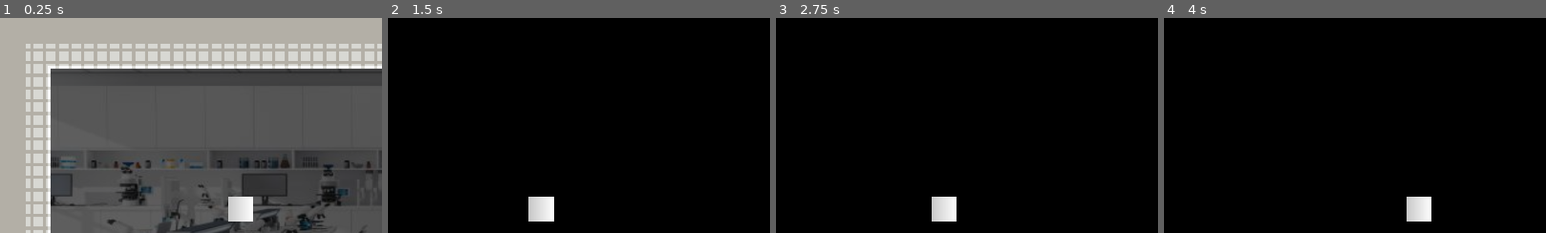
Above: before the commit, frames 1-4 (left to right).
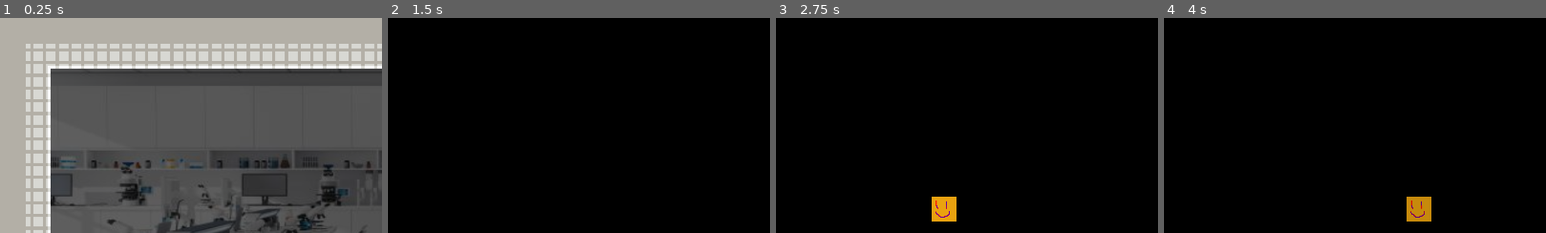
Above: after the commit, the same moments.

Repository: dialglex/HawaiiJam
Game: Godot game, scene res://scenes/levels/test1.tscn
Same seed, same stepped clock (60 frames per second), same inputs: the game is played once before the commit and once after it.
Inputs:
- Up to frame 1 (0.25 s): no input
- Up to frame 2 (1.5 s): hold D (move_right) from 0.53 s (still down); tap J (decrease_wavelength) at 0.6 s; tap Space (jump) at 0.77 s; tap K (increase_wavelength) at 1.35 s
- Up to frame 3 (2.75 s): tap Space (jump) at 1.52 s; release D (move_right) at 2.03 s; hold A (move_left) from 2.03 s (still down); tap J (decrease_wavelength) at 2.1 s
- Up to frame 4 (4 s): release A (move_left) at 2.78 s; hold D (move_right) from 2.78 s (still down); tap K (increase_wavelength) at 2.85 s; tap Space (jump) at 3.02, 3.77 s; tap J (decrease_wavelength) at 3.6 s
The pictures show only the part of the screen within x 0-50%, y 0-50%; the shares and areas given below are measured in that part.

The runs differ from the first frame. In frame 1, 0.8% of the frame differs, in the area x 59-67%, y 83-95%; in frame 2, 0.8%, in the area x 36-44%, y 83-95%; in frame 3, 0.8%; in frame 4, 0.8%.

Commit message:
Added very basic enemies

Diff:
--- a/scenes/entity/enemy/enemy.tscn
+++ b/scenes/entity/enemy/enemy.tscn
@@ -1,19 +1,15 @@
-[gd_scene load_steps=7 format=3 uid="uid://bplc5tcfc4x5a"]
+[gd_scene load_steps=6 format=3 uid="uid://bplc5tcfc4x5a"]
 
 [ext_resource type="Script" path="res://scenes/entity/enemy/enemy.gd" id="1_1r3l3"]
 [ext_resource type="PackedScene" uid="uid://chjppwcyrsogd" path="res://scenes/component/ai/enemy/enemy_ai_component.tscn" id="2_nw0w1"]
 [ext_resource type="PackedScene" uid="uid://dwy1ydktpn4qj" path="res://scenes/component/velocity/velocity_component.tscn" id="3_kg3ac"]
+[ext_resource type="Texture2D" uid="uid://4ia3pkxgm8ut" path="res://assets/image/enemy.png" id="4_v1e70"]
 
 [sub_resource type="RectangleShape2D" id="RectangleShape2D_j86ts"]
 size = Vector2(64, 64)
 
-[sub_resource type="Gradient" id="Gradient_8digw"]
-colors = PackedColorArray(0.784314, 0.784314, 0.784314, 1, 1, 1, 1, 1)
-
-[sub_resource type="GradientTexture2D" id="GradientTexture2D_1bxeo"]
-gradient = SubResource("Gradient_8digw")
-
 [node name="Enemy" type="CharacterBody2D"]
+use_parent_material = true
 collision_layer = 2
 script = ExtResource("1_1r3l3")
 
@@ -27,8 +23,9 @@
 shape = SubResource("RectangleShape2D_j86ts")
 
 [node name="Sprite2D" type="Sprite2D" parent="."]
+use_parent_material = true
 position = Vector2(1, -32)
-texture = SubResource("GradientTexture2D_1bxeo")
+texture = ExtResource("4_v1e70")
 
 [node name="LeftRayCast" type="RayCast2D" parent="."]
 position = Vector2(-48, -1)
--- a/scenes/levels/test1.tscn
+++ b/scenes/levels/test1.tscn
@@ -31,15 +31,27 @@
 tile_map_data = PackedByteArray("AAAMAAAAAAABAAEAAAAMAAEAAAABAAIAAAABAAUAAAACAAEAAAABAAYAAAACAAEAAAABAAcAAAACAAEAAAALAA …(5392 unchanged characters)…
 tile_set = ExtResource("3_dujfb")
 
-[node name="IR" type="TileMapLayer" parent="."]
+[node name="IR" type="Node2D" parent="."]
 material = ExtResource("2_4tjg3")
+
+[node name="TileMap" type="TileMapLayer" parent="IR"]
+use_parent_material = true
 tile_map_data = PackedByteArray("AAAUAAgAAAABAAMAAAAVAAgAAAACAAMAAAASAAgAAAAAAAMAAAATAAgAAAABAAMAAAA=")
 tile_set = ExtResource("3_dujfb")
 
-[node name="UV" type="TileMapLayer" parent="."]
+[node name="Enemy" parent="IR" instance=ExtResource("8_edskk")]
+position = Vector2(640, 512)
+
+[node name="UV" type="Node2D" parent="."]
 material = ExtResource("5_a04do")
+
+[node name="TileMap" type="TileMapLayer" parent="UV"]
+use_parent_material = true
 tile_map_data = PackedByteArray("AAAYAAYAAAAAAAMAAAAZAAYAAAABAAMAAAAaAAYAAAACAAMAAAALAAgAAAACAAAAAAAKAAgAAAABAAAAAAAJAA …(288 unchanged characters)…
 tile_set = ExtResource("3_dujfb")
+
+[node name="Enemy" parent="UV" instance=ExtResource("8_edskk")]
+position = Vector2(1280, 512)
 
 [node name="Player" parent="." instance=ExtResource("4_44vgd")]
 position = Vector2(1408, 768)
@@ -49,6 +61,3 @@
 
 [node name="CollisionShape2D" type="CollisionShape2D" parent="Door"]
 shape = SubResource("RectangleShape2D_hghbv")
-
-[node name="Enemy" parent="." instance=ExtResource("8_edskk")]
-position = Vector2(640, 512)
Binary file added: assets/image/enemy.png
Not shown, added: assets/image/enemy.png.import
